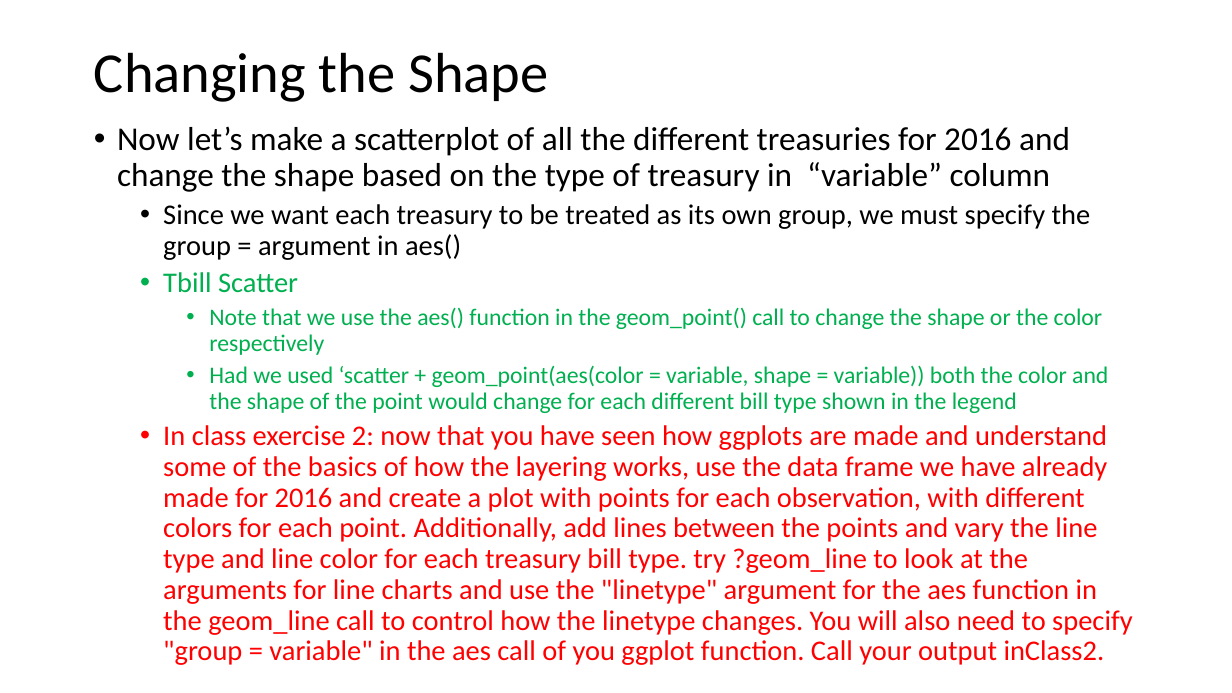
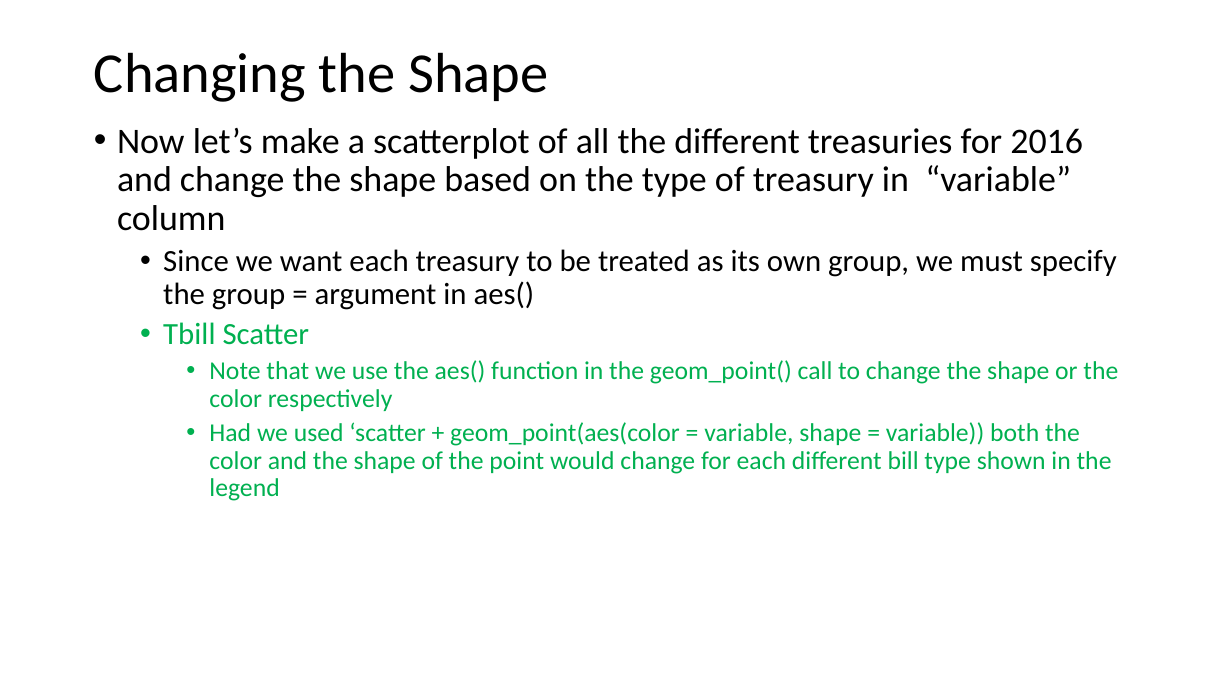
Before and after one commit to wampeh1/Ecog314_Spring2017, a slide deck: slide 13 of lecture7/GGPlot2_lecture.pptx. Drawn at 1232x693 pixels with LibreOffice and Linux fonts; fonts in the diff are those of the drawing. Boxes give left, top, right and bottom in pixels: in the first picture for what was removed or moved away, otherwise in the second. Text is boxed around its words. In the diff, an @@ line names an element or a change of style, - is before the commit and + after.

```diff
--- a/lecture7/GGPlot2_lecture.pptx
+++ b/lecture7/GGPlot2_lecture.pptx
@@ text "Now let’s make a scatterplot ..." at (117, 128, 1118, 501): size 25.9 to 28 pt in "Now let’s make a scatterplot of all ..."; size 22.2 to 24 pt in "Since we want each treasury to be ...", "Tbill Scatter"; size 18.5 to 20 pt in "Note that we use the aes() function ...", "Had we used ‘scatter + geom_point(aes(color = ..." @@
@@ text at (163, 425, 1132, 665): paragraph removed @@
-  • In class exercise 2: now that you have seen how ggplots are made and understand some of the basics of how the layering works, use the data frame we have already made for 2016 and create a plot with points for each observation, with different colors for each point. Additionally, add lines between the points and vary the line type and line color for each treasury bill type. try ?geom_line to look at the arguments for line charts and use the "linetype" argument for the aes function in the geom_line call to control how the linetype changes. You will also need to specify "group = variable" in the aes call of you ggplot function. Call your output inClass2.
```
Also in this commit, not shown: 6 other slides changed, 4 slides added.
